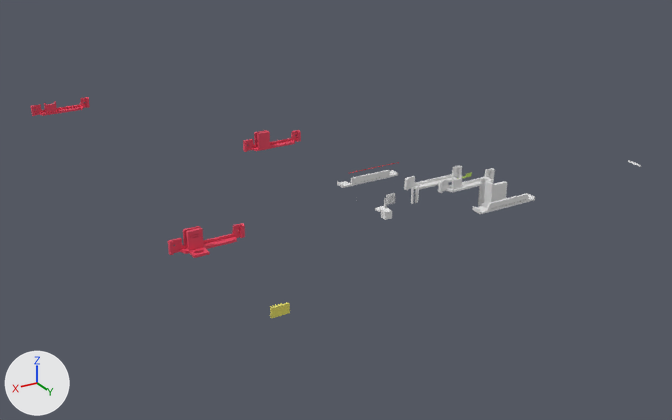
Before and after pictures for a commit that changed the Blender file RAK2270/rak2270-base03.blend.
Before and after are seen from a 50 mm lens placed at (414.0, 857.0, 439.0), pointed at (-189.0, -148.0, -64.0). Every picture has the same lights, and +X, +Y and +Z are marked at lower left.

Names of what the first picture shows: 'jivan04', 'rig12.001', 'rig14.001', 'rig16'.
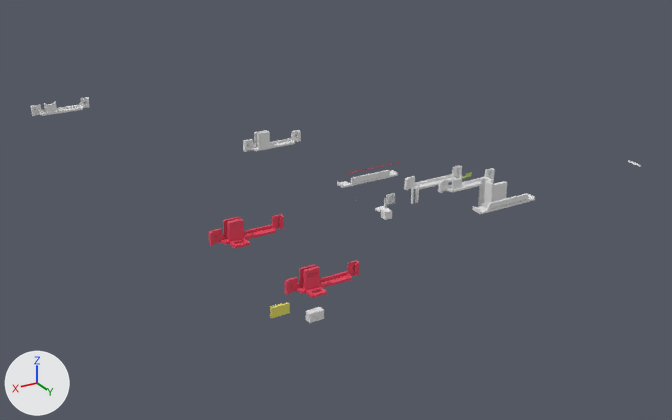
The change in detail:
me_cube_006 has 393 vertices, 303 faces and spans x -8.4..0.46, y -0.85..1.0, z -1.51..9.77.
me_cube_006 no longer uses material mat_material_002 (red #e7445f).
me_cube_014 has 440 vertices, 339 faces and spans x -8.46..0.5, y -1.5..1.0, z -1.51..9.77.
me_cube_014 no longer uses material mat_material_002 (red #e7445f).
Mesh me_cube_016 is new.
It has 1108 vertices, 683 faces and spans x -8.5..0.5, y -1.5..1.0, z -1.5..24.1.
It uses material mat_material_002 (red #e7445f).
Mesh me_cube_002_1 is new.
It has 684 vertices, 347 faces and spans x -3.16..-1.41, y -1.5..-0.44, z 1.44..9.59.
Object 'rig16' (ob_rig16) moves from (98.0, -10.0, 10.0) to (14.0, 96.0, -12.0).
Object 'rig19' (ob_rig19) is new; it shows me_cube_016.
Its location is (60.0, 11.0, 20.0).
Its rotation in degrees is (-90, 0, 0).
Its scale is (9.87, 9.87, 0.98).
Object 'rig18-small holes-3-point4' (ob_rig18_small_holes_3_point4) is new; it shows me_cube_002_1.
Its location is (27.0, 126.0, -44.0).
Its rotation in degrees is (-90, 0, 0).
Its scale is (9.87, 9.87, 0.98).

Where the change shows, as pixel boxes [x1, y1, x2, y2] in the pictures (672 x 420 px):
'rig16', moved: before [168, 223, 245, 258]; after [284, 260, 359, 298]
'rig19', added (red): after [208, 214, 284, 249]
'rig14.001', recoloured (red to grey): [243, 130, 301, 152] in both
'rig12.001', recoloured (red to grey): [31, 97, 90, 116] in both
'rig18-small holes-3-point4', added: after [306, 307, 324, 323]
